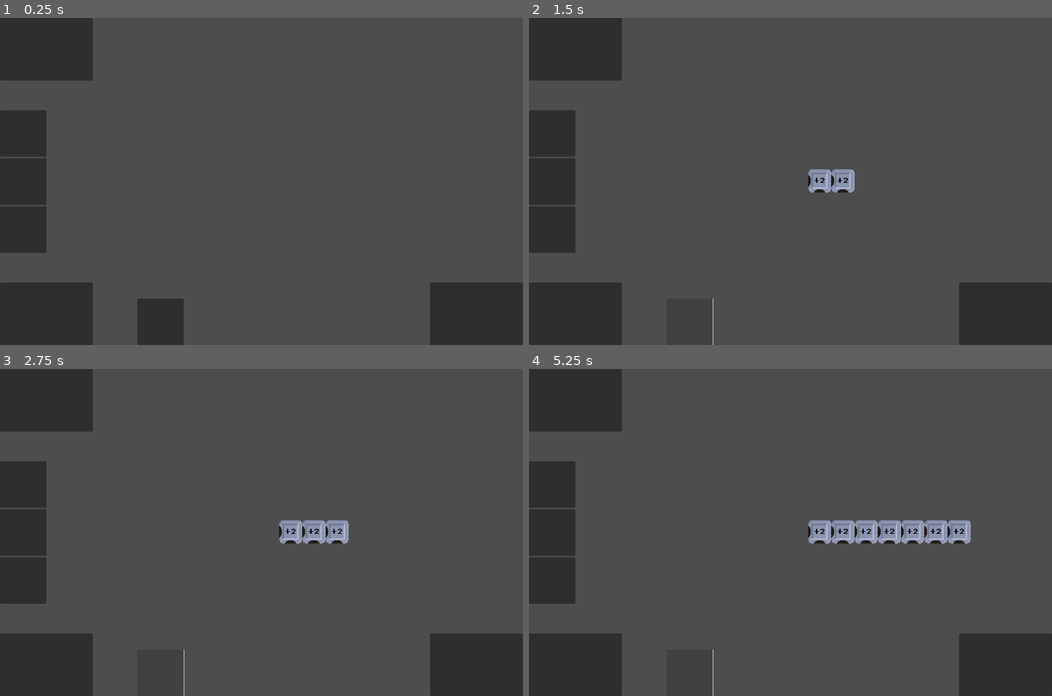
Above: before the commit, frames 1-4 (two rows, left to right).
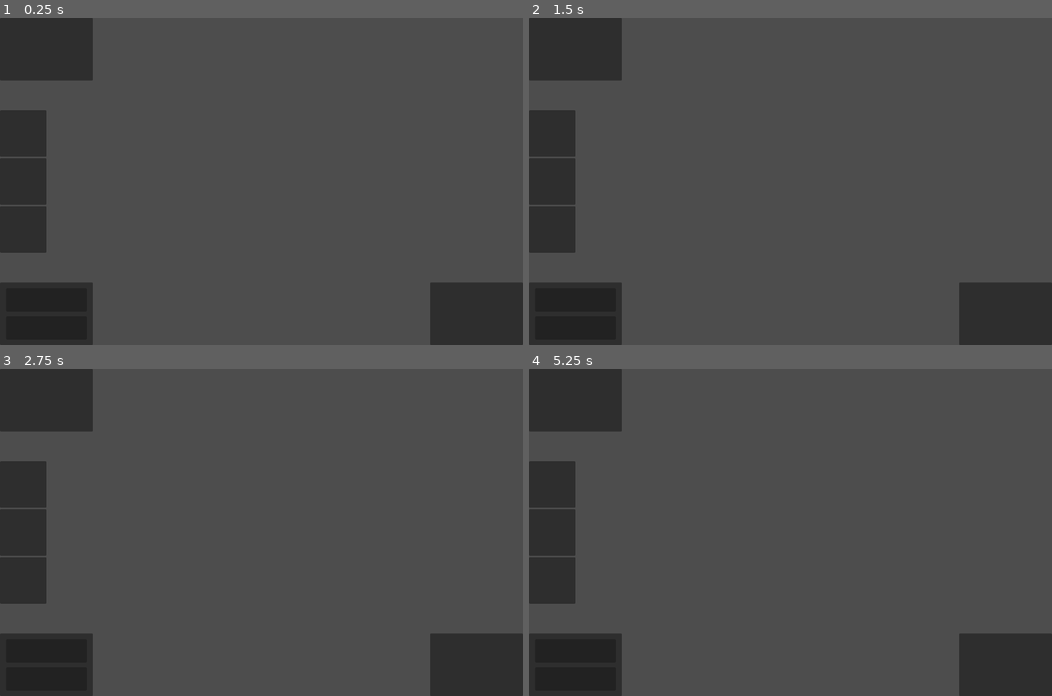
Above: after the commit, the same moments.

Repository: lemon4sour/alonzotech
Game: Godot game, scene res://src/game/build_area.tscn
The game is run twice, just before and just after one commit, with the same random seed, the same clock (stepped at 60 frames per second) and the same inputs.
Inputs (mouse positions are in pixels of both pictures, inside the frame that each line leads up to):
- Up to frame 1 (0.25 s): no input
- Up to frame 2 (1.5 s): click (691, 322) at 0.52 s; click (691, 322) at 1.27 s
- Up to frame 3 (2.75 s): click (162, 673) at 2.02 s
- Up to frame 4 (5.25 s): tap Enter at 2.75, 4.25 s; tap Space at 3.5, 5 s

The runs differ from the first frame. In frame 1, 1.3% of the frame differs, in the area x 26-36%, y 85-100%; in frame 2, 0.6%; in frame 3, 0.9%; in frame 4, 2.2%, in the area x 26-85%, y 46-100%.

Commit message:
singleton implementation initation

Diff:
--- a/src/game/canvas_layer.tscn
+++ b/src/game/canvas_layer.tscn
@@ -30,10 +30,6 @@
 size_flags_horizontal = 3
 size_flags_vertical = 3
 
-[node name="Item" type="Button" parent="Inventory/Scroll/HBoxContainer"]
-custom_minimum_size = Vector2(128, 128)
-layout_mode = 2
-
 [node name="Stats" type="Panel" parent="."]
 anchors_preset = 2
 anchor_top = 1.0
@@ -41,6 +37,30 @@
 offset_top = -172.0
 offset_right = 256.0
 grow_vertical = 0
+
+[node name="Panel" type="Panel" parent="Stats"]
+layout_mode = 1
+anchors_preset = 15
+anchor_right = 1.0
+anchor_bottom = 1.0
+offset_left = 17.0
+offset_top = 16.0
+offset_right = -17.0
+offset_bottom = -92.0
+grow_horizontal = 2
+grow_vertical = 2
+
+[node name="Panel2" type="Panel" parent="Stats"]
+layout_mode = 1
+anchors_preset = 15
+anchor_right = 1.0
+anchor_bottom = 1.0
+offset_left = 17.0
+offset_top = 93.0
+offset_right = -17.0
+offset_bottom = -15.0
+grow_horizontal = 2
+grow_vertical = 2
 
 [node name="Run" type="Panel" parent="."]
 anchors_preset = 3
@@ -78,4 +98,12 @@
 custom_minimum_size = Vector2(128, 128)
 layout_mode = 2
 
-[connection signal="pressed" from="Inventory/Scroll/HBoxContainer/Item" to="." method="_on_item_pressed"]
+[node name="Item" type="Button" parent="."]
+visible = false
+custom_minimum_size = Vector2(128, 128)
+offset_left = 378.0
+offset_top = 772.0
+offset_right = 506.0
+offset_bottom = 900.0
+
+[connection signal="pressed" from="Item" to="." method="_on_item_pressed"]
--- /dev/null
+++ b/src/game/inventory.gd
@@ -0,0 +1,11 @@
+extends HBoxContainer
+
+
+# Called when the node enters the scene tree for the first time.
+func _ready() -> void:
+	pass # Replace with function body.
+
+
+# Called every frame. 'delta' is the elapsed time since the previous frame.
+func _process(delta: float) -> void:
+	pass
